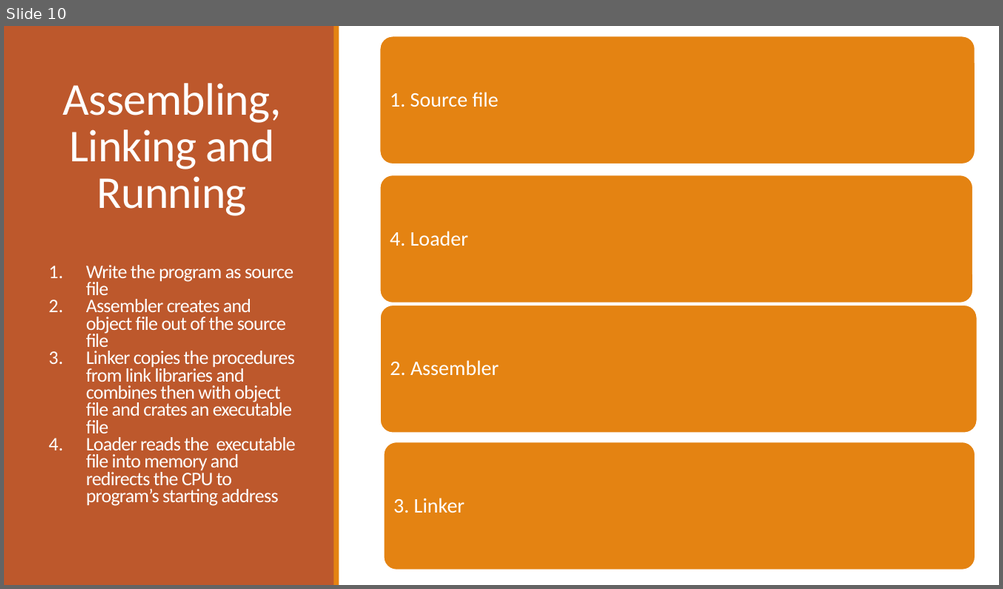
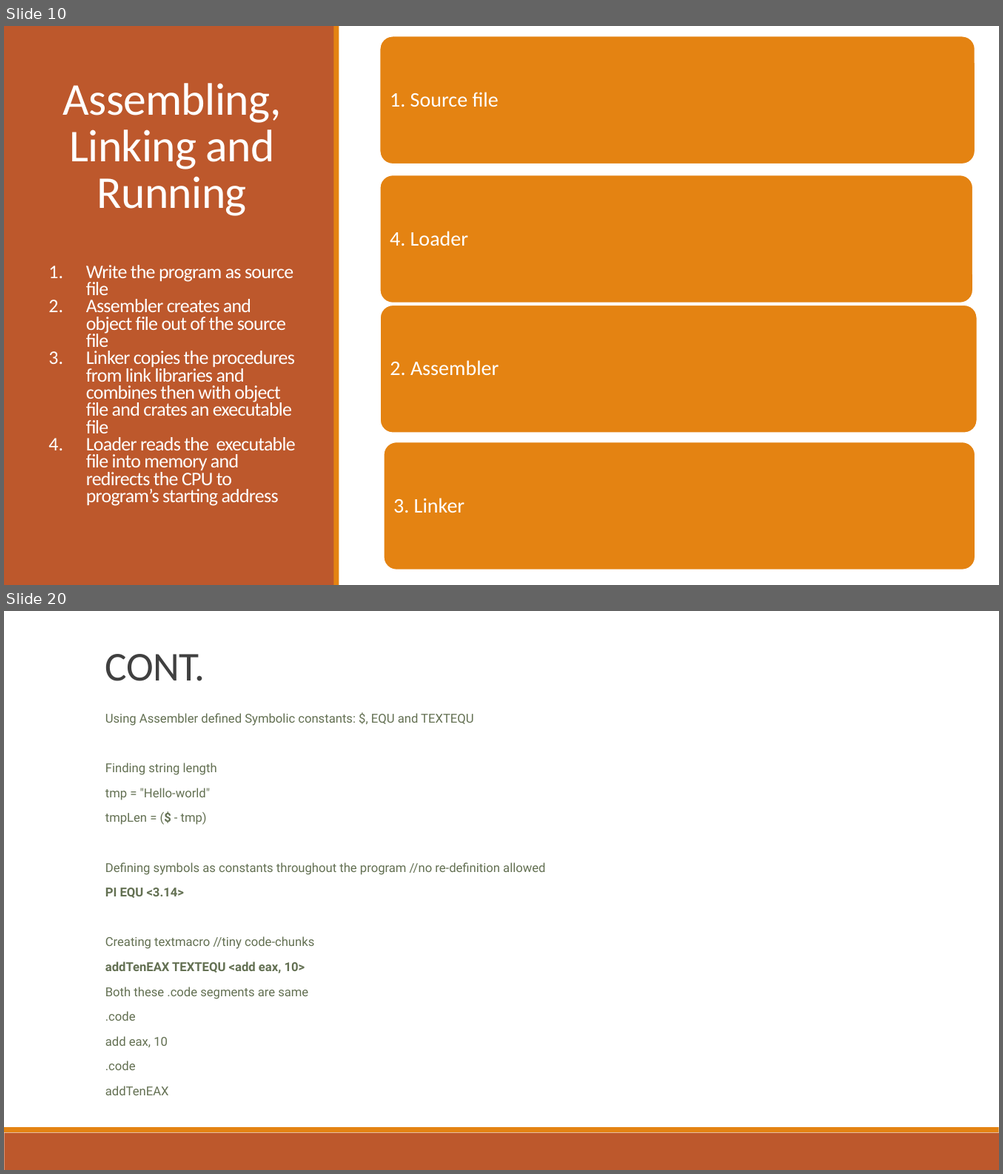
Before and after one commit to b1nch3f/Assembly-Language-Tutorials-for-Windows, a slide deck: 03 Assembly Language/Assembly Language.pptx. Shown one above the other, each under a label of ours: slide 10 before the commit, slides 10 and 20 after it; the slides between them are not shown. The pictures are 1003x589 and 1003x1174 pixels, drawn with LibreOffice and Linux fonts; fonts in the diff are those of the drawing. Boxes give left, top, right and bottom in pixels: in the first picture for what was removed or moved away, otherwise in the second. Text is boxed around its words. In the diff, an @@ line names an element or a change of style, - is before the commit and + after.

```diff
--- a/03 Assembly Language/Assembly Language.pptx
+++ b/03 Assembly Language/Assembly Language.pptx
@@ slide 20 added at (4,611,999,1170), background #FFFFFF @@
@@ title added at (105,654,205,681), 39.6 pt, text #404040 @@
+CONT.
@@ subtitle added at (105,713,545,1096), 11.9 pt, text #637052 @@
+  Using Assembler defined Symbolic constants: $, EQU and TEXTEQU
+  Finding string length
+  tmp = "Hello-world"
+  tmpLen = ($ - tmp)
+  Defining symbols as constants throughout the program //no re-definition allowed
+  PI EQU <3.14>
+  Creating textmacro //tiny code-chunks
+  addTenEAX TEXTEQU <add eax, 10>
+  Both these .code segments are same
+  .code
+  add eax, 10
+  .code
+  addTenEAX
@@ rectangle added at (4,1133,999,1170), fill #BD582C @@
@@ rectangle added at (4,1128,999,1133), fill #E48312 @@
```
Also in this commit, not shown: 2 slides changed, 9 other slides added.
